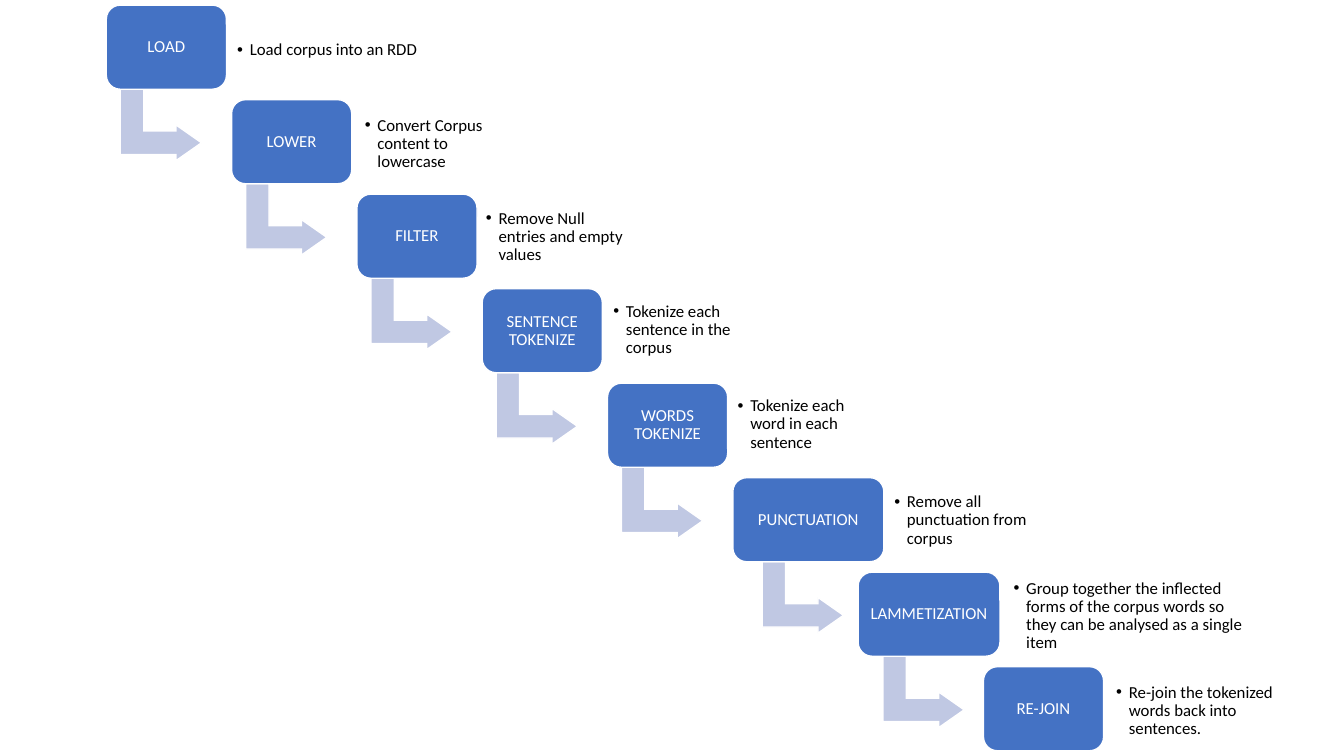
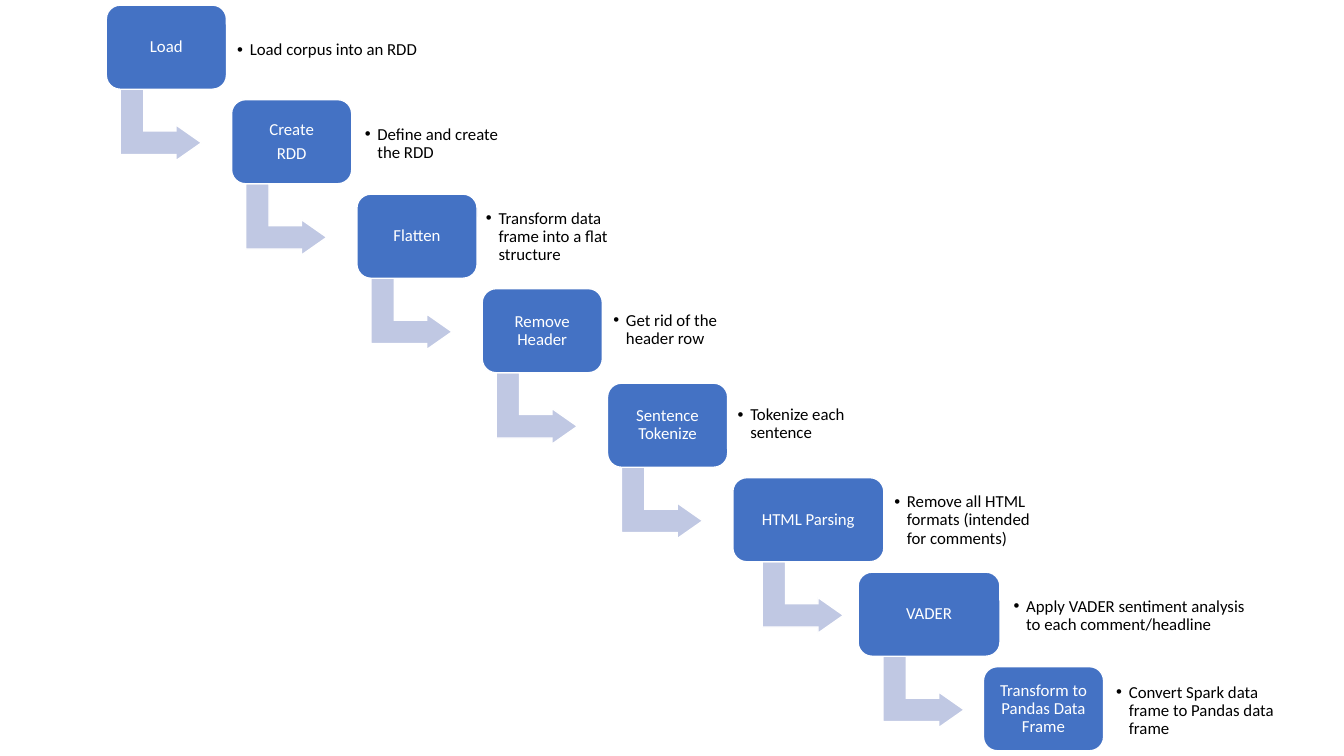
Before and after one commit to hendrikdreyer/MA5851-Data-Science-Master-Class-I, a slide deck: slide 1 of docs/NLP_Prep_Process.pptx. Drawn at 1344x756 pixels with LibreOffice and Linux fonts; fonts in the diff are those of the drawing. Boxes give left, top, right and bottom in pixels: in the first picture for what was removed or moved away, otherwise in the second. Text is boxed around its words. In the diff, an @@ line names an element or a change of style, - is before the commit and + after.

```diff
--- a/docs/NLP_Prep_Process.pptx
+++ b/docs/NLP_Prep_Process.pptx
@@ text at (150, 40, 183, 52): text changed @@
-LOAD
+Load
@@ text at (269, 124, 314, 159): text changed @@
-LOWER
+Create
+RDD
@@ text at (377, 128, 498, 158): text changed @@
-  • Convert Corpus content to lowercase
+  • Define and create the RDD
@@ text at (393, 229, 440, 241): text changed @@
-FILTER
+Flatten
@@ text at (499, 212, 607, 260): text changed @@
-  • Remove Null entries and empty values
+  • Transform data frame into a flat structure
@@ text added at (515, 316, 570, 345), 12 pt, text #FFFFFF @@
+Remove Header
@@ text at (626, 314, 717, 344): text changed @@
-  • Tokenize each sentence in the corpus
+  • Get rid of the header row
@@ text removed at (634, 410, 701, 439) @@
-WORDS TOKENIZE
@@ text at (636, 410, 699, 439): text changed @@
-SENTENCE TOKENIZE
+Sentence Tokenize
@@ text at (750, 408, 844, 438): text changed @@
-  • Tokenize each word in each sentence
+  • Tokenize each sentence
@@ text at (907, 495, 1030, 546): text changed @@
-  • Remove all punctuation from corpus
+  • Remove all HTML formats (intended for comments)
@@ text at (762, 513, 855, 528): text changed @@
-PUNCTUATION
+HTML Parsing
@@ text at (906, 608, 952, 619): text changed @@
-LAMMETIZATION
+VADER
@@ text at (1026, 600, 1244, 631): text changed @@
-  • Group together the inflected forms of the corpus words so they can be analysed as a single item
+  • Apply VADER sentiment analysis to each comment/headline
@@ text at (1000, 684, 1087, 732): text changed @@
-RE-JOIN
+Transform to Pandas Data Frame
@@ text at (1129, 686, 1273, 734): text changed @@
-  • Re-join the tokenized words back into sentences.
+  • Convert Spark data frame to Pandas data frame
```
Also in this commit, not shown: 3 other files.
